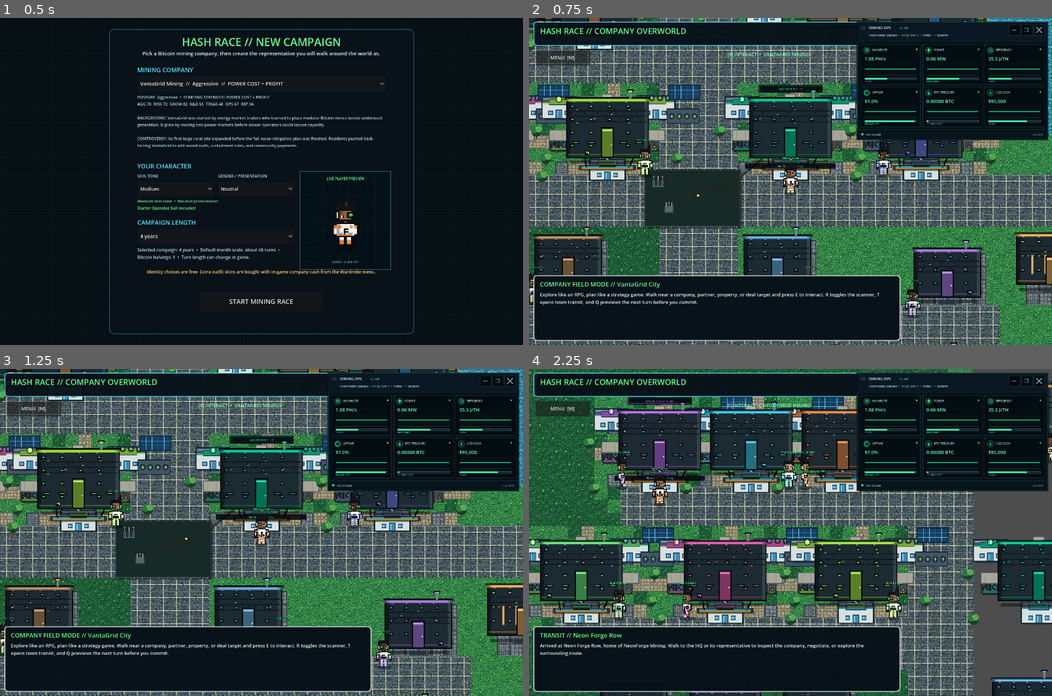
Above: before the commit, frames 1-4 (two rows, left to right).
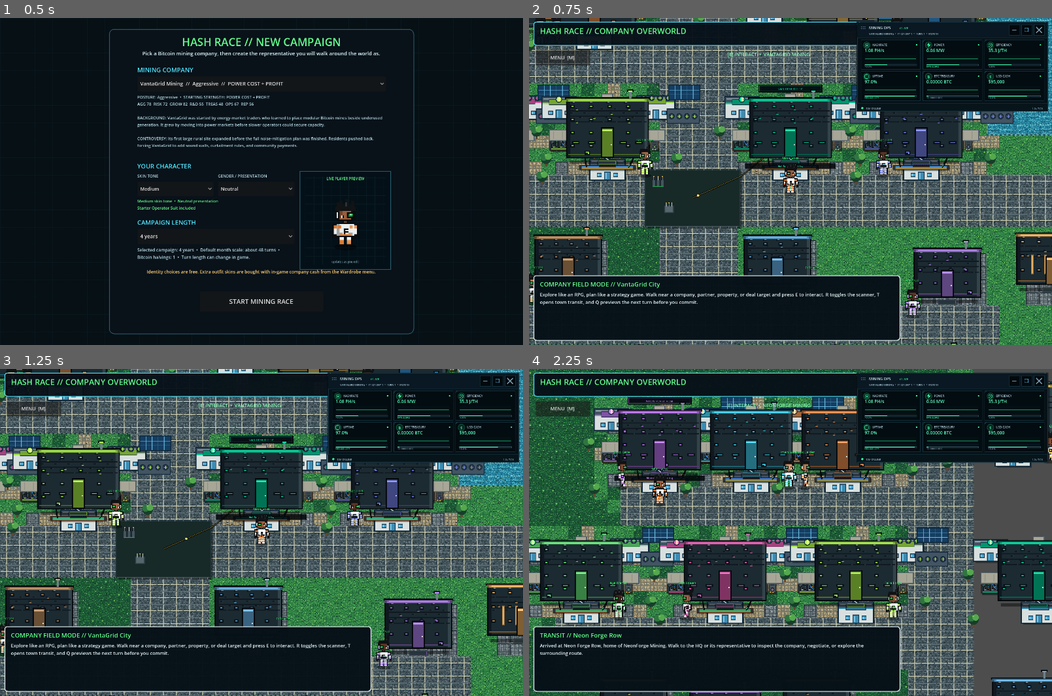
Above: after the commit, the same moments.

Repository: 1freetech/HashRace
Game: Godot game, scene res://scenes/campaign_setup.tscn
Same seed, same stepped clock (60 frames per second), same inputs: the game is played once before the commit and once after it.
Inputs:
- Up to frame 1 (0.5 s): no input
- Up to frame 2 (0.75 s): click "START MINING RACE" at 0.5 s
- Up to frame 3 (1.25 s): no input
- Up to frame 4 (2.25 s): click "MENU [M]" at 1.25 s; click "NEXT MINING TOWN [T]" at 2 s

Frame 1 is identical in both runs. In frame 2, 4.8% of the frame differs, in the area x 62-100%, y 4-38%; in frame 3, 4.8%; in frame 4, 5.3%.

Commit message:
Make Mining Ops dashboard thinner

Diff:
--- a/Godot/scripts/mining_ops_widget.gd
+++ b/Godot/scripts/mining_ops_widget.gd
@@ -7,10 +7,10 @@
 signal close_requested
 signal mount_changed(slot: int)
 
-const BASE_SIZE := Vector2(528.0, 326.0)
-const MIN_SIZE := Vector2(420.0, 260.0)
+const BASE_SIZE := Vector2(528.0, 248.0)
+const MIN_SIZE := Vector2(420.0, 208.0)
 const EDGE_GRAB: float = 8.0
-const MIN_CARD_H: float = 72.0
+const MIN_CARD_H: float = 54.0
 
 const RESIZE_NONE: int = 0
 const RESIZE_LEFT: int = 1
@@ -18,13 +18,13 @@
 const RESIZE_TOP: int = 4
 const RESIZE_BOTTOM: int = 8
 
-const HEADER_H: float = 54.0
-const FOOTER_H: float = 30.0
-const CARD_TOP: float = 62.0
-const CARD_H: float = 106.0
+const HEADER_H: float = 44.0
+const FOOTER_H: float = 24.0
+const CARD_TOP: float = 50.0
+const CARD_H: float = 82.0
 const MARGIN_X: float = 12.0
 const CARD_GAP: float = 7.0
-const ROW_GAP: float = 7.0
+const ROW_GAP: float = 5.0
 const SAMPLE_INTERVAL: float = 1.0
 const MAX_HISTORY: int = 24
 
@@ -204,7 +204,7 @@
 
     draw_string(font, Vector2(34.0, 21.0), "MINING OPS", HORIZONTAL_ALIGNMENT_LEFT, 100.0, 10, WHITE)
     draw_string(font, Vector2(118.0, 21.0), "// LIVE", HORIZONTAL_ALIGNMENT_LEFT, 50.0, 8, GREEN)
-    draw_string(font, Vector2(34.0, 41.0), _context_line(), HORIZONTAL_ALIGNMENT_LEFT, size.x - 174.0, 8, Color("a9c8d7"))
+    draw_string(font, Vector2(34.0, 36.0), _context_line(), HORIZONTAL_ALIGNMENT_LEFT, size.x - 174.0, 7, Color("a9c8d7"))
 
     var bx := size.x - 108.0
     for i in range(3):
@@ -237,22 +237,22 @@
         var value := float(current.get(key, 0.0))
         var accent := _metric_color(key, value)
 
-        var icon_y := clampf(card_h * 0.18, 14.0, 17.0)
+        var icon_y := clampf(card_h * 0.20, 12.0, 15.0)
         _draw_metric_icon(key, rect.position + Vector2(16.0, icon_y), accent, font)
         draw_string(font, rect.position + Vector2(31.0, icon_y + 2.0), METRIC_LABELS[i], HORIZONTAL_ALIGNMENT_LEFT, card_w - 42.0, 8, Color("a9c8d7"))
         draw_circle(rect.position + Vector2(card_w - 10.0, 14.0), 2.0, accent)
 
-        var value_y := clampf(card_h * 0.42, 32.0, 45.0)
-        var value_font := clampi(int(round(13.0 * clampf(card_h / CARD_H, 0.90, 1.15))), 11, 15)
+        var value_y := clampf(card_h * 0.43, 27.0, 36.0)
+        var value_font := clampi(int(round(12.0 * clampf(card_h / CARD_H, 0.90, 1.12))), 10, 13)
         draw_string(font, rect.position + Vector2(10.0, value_y), _format_metric(key, value), HORIZONTAL_ALIGNMENT_LEFT, card_w - 18.0, value_font, GREEN_HI)
 
-        var progress_y := card_h - 18.0
+        var progress_y := card_h - 14.0
         var graph_y := value_y + 6.0
-        var graph_h := maxf(10.0, progress_y - graph_y - 6.0)
+        var graph_h := maxf(7.0, progress_y - graph_y - 4.0)
         var graph_rect := Rect2(rect.position + Vector2(10.0, graph_y), Vector2(card_w - 20.0, graph_h))
         _draw_sparkline(key, graph_rect, accent)
 
-        var progress_rect := Rect2(rect.position + Vector2(10.0, progress_y), Vector2(card_w - 20.0, 6.0))
+        var progress_rect := Rect2(rect.position + Vector2(10.0, progress_y), Vector2(card_w - 20.0, 4.0))
         _draw_progress(progress_rect, _progress_for(key, value), accent)
         draw_string(font, rect.position + Vector2(10.0, card_h - 5.0), _bottom_text(key), HORIZONTAL_ALIGNMENT_LEFT, card_w - 20.0, 7, _bottom_color(key))
 
